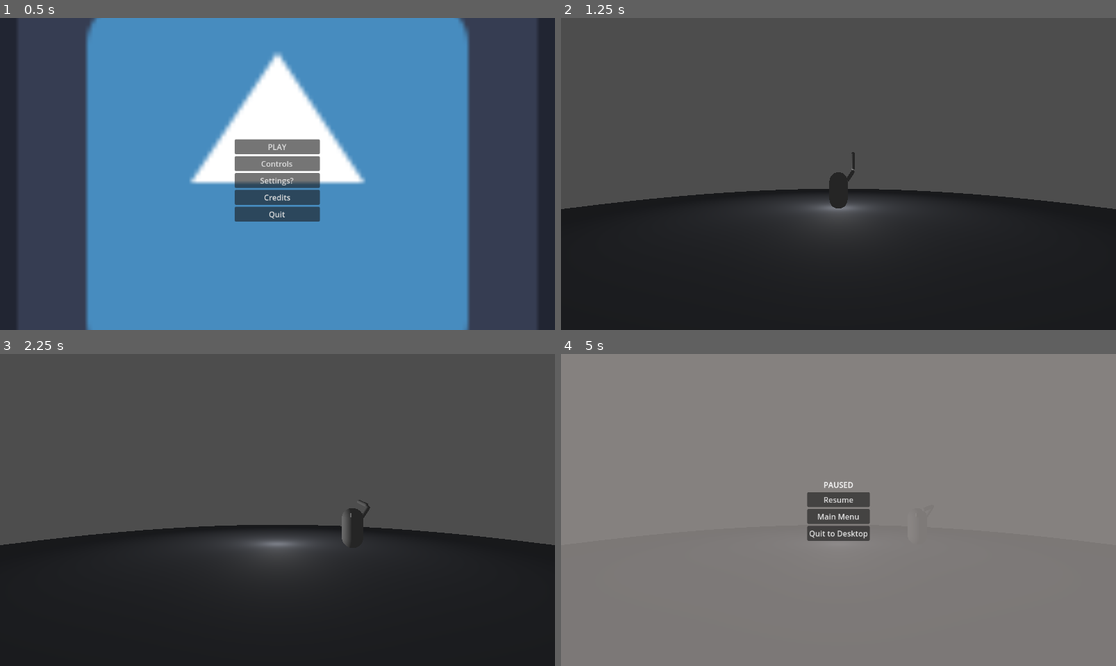
Above: before the commit, frames 1-4 (two rows, left to right).
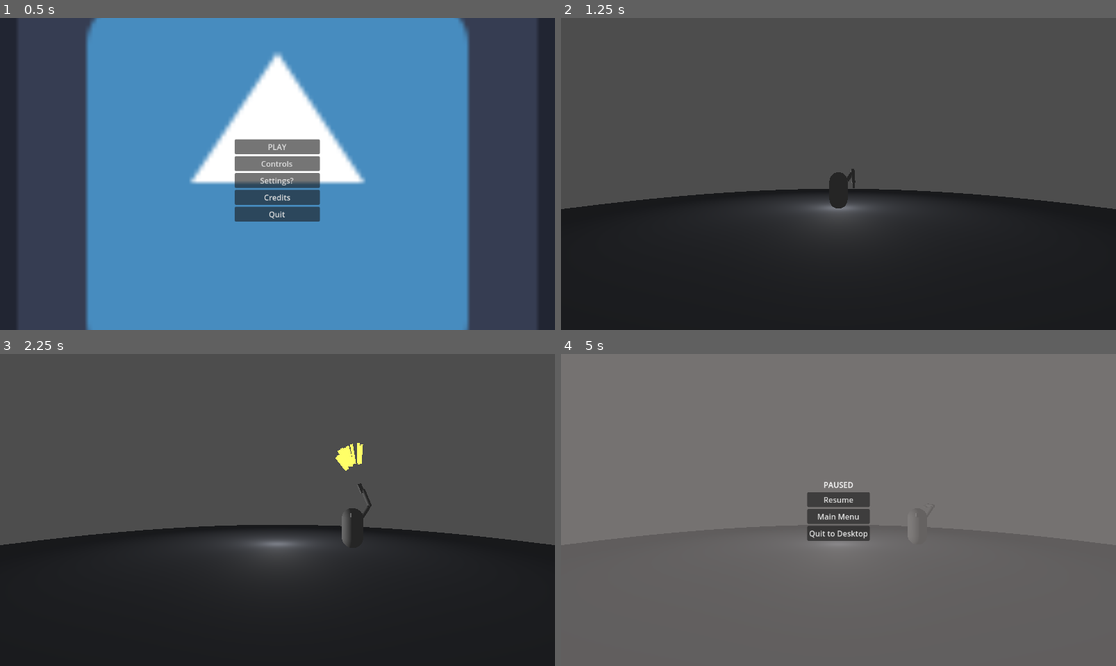
Above: after the commit, the same moments.

Repository: AdkinsC0211/GGJ2024
Game: Godot game, scene res://Main.tscn
The game is run twice, just before and just after one commit, with the same random seed, the same clock (stepped at 60 frames per second) and the same inputs. The engine's default icon, where the game draws it, is replaced by a stand-in: a white triangle on a blue panel in a dark square.
Inputs (mouse positions are in pixels of both pictures, inside the frame that each line leads up to):
- Up to frame 1 (0.5 s): no input
- Up to frame 2 (1.25 s): click "PLAY" at 0.5 s
- Up to frame 3 (2.25 s): tap Enter (ui_accept) at 1.25, 1.52 s; move the mouse to (399, 494) at 1.27 s; hold Right (ui_right) 1.28-2.03 s; click (399, 494) at 1.42 s; move the mouse to (166, 525) at 2.02 s; hold Down (ui_down) from 2.03 s (still down); click (166, 525) at 2.17 s
- Up to frame 4 (5 s): tap Enter (ui_accept) at 2.27, 3.77, 4.52 s; move the mouse to (894, 441) at 2.77 s; release Down (ui_down) at 2.78 s; hold Right (ui_right) 2.78-3.53 s; click (894, 441) at 2.92 s; move the mouse to (810, 572) at 3.52 s; hold Up (ui_up) 3.53-4.28 s; click (810, 572) at 3.67 s; move the mouse to (1005, 556) at 4.27 s; hold Left (ui_left) from 4.28 s (still down); click (1005, 556) at 4.42 s; tap Escape (ui_cancel) at 4.9 s

Frame 1 is identical in both runs. In frame 2, less than 0.1% of the frame differs, in the area x 52-54%, y 42-55%; in frame 3, 0.3%; in frame 4, 37%, in the area x 0-100%, y 47-100%.

Commit message:
Made the gun fire and have recoil

Diff:
--- /dev/null
+++ b/Scenes/Interactables/Arm.gd
@@ -0,0 +1,33 @@
+extends RigidBody3D
+
+const BULLET = preload("res://Scenes/Interactables/Bullet.tscn")
+var can_fire = true
+
+# Called when the node enters the scene tree for the first time.
+func _ready():
+	pass # Replace with function body.
+
+
+# Called every frame. 'delta' is the elapsed time since the previous frame.
+func _process(_delta):
+	pass
+
+func _unhandled_input(event):
+	if event is InputEventMouseButton:
+		if (event.is_pressed() and event.button_index == MOUSE_BUTTON_LEFT and can_fire):
+			apply_impulse(Vector3.UP*30, $Marker3D.transform.origin)
+			var temp = BULLET.instantiate()
+			get_tree().get_root().get_node("Main").get_node("WorldRoot").add_child(temp)
+			temp.global_transform = $Gun.global_transform
+			for i in range(15):
+				temp = BULLET.instantiate()
+				get_tree().get_root().get_node("Main").get_node("WorldRoot").add_child(temp)
+				temp.global_transform = $Gun.global_transform
+				temp.global_rotation_degrees.x += randf_range(-20, 20)
+				temp.global_rotation_degrees.z += randf_range(-20, 20)
+			$FireTimer.start()
+			can_fire = false
+
+
+func _on_timer_timeout():
+	can_fire = true
--- /dev/null
+++ b/Scenes/Interactables/Bullet.gd
@@ -0,0 +1,19 @@
+extends Area3D
+
+var lifespan = 5
+# Called when the node enters the scene tree for the first time.
+func _ready():
+	pass # Replace with function body.
+
+
+# Called every frame. 'delta' is the elapsed time since the previous frame.
+func _process(delta):
+	translate_object_local(Vector3.UP*delta*25)
+	lifespan -= delta
+	if lifespan<0:
+		queue_free()
+
+
+func _on_body_entered(body):
+	if body.is_in_group("enemies"):
+		body.queue_free()
--- /dev/null
+++ b/Scenes/Interactables/Bullet.tscn
@@ -0,0 +1,27 @@
+[gd_scene load_steps=5 format=3 uid="uid://ddmgk6x68a4cn"]
+
+[ext_resource type="Script" path="res://Scenes/Interactables/Bullet.gd" id="1_nctjb"]
+
+[sub_resource type="BoxShape3D" id="BoxShape3D_y0f47"]
+size = Vector3(0.1, 1, 0.1)
+
+[sub_resource type="StandardMaterial3D" id="StandardMaterial3D_0lsot"]
+albedo_color = Color(0.94902, 0.964706, 0, 1)
+emission_enabled = true
+emission = Color(1, 0.94902, 0.298039, 1)
+emission_energy_multiplier = 1.35
+
+[sub_resource type="BoxMesh" id="BoxMesh_ywe0y"]
+material = SubResource("StandardMaterial3D_0lsot")
+size = Vector3(0.1, 1, 0.1)
+
+[node name="Bullet" type="Area3D"]
+script = ExtResource("1_nctjb")
+
+[node name="CollisionShape3D" type="CollisionShape3D" parent="."]
+shape = SubResource("BoxShape3D_y0f47")
+
+[node name="MeshInstance3D" type="MeshInstance3D" parent="."]
+mesh = SubResource("BoxMesh_ywe0y")
+
+[connection signal="body_entered" from="." to="." method="_on_body_entered"]
--- a/Scenes/Interactables/Player.tscn
+++ b/Scenes/Interactables/Player.tscn
@@ -1,6 +1,7 @@
-[gd_scene load_steps=8 format=3 uid="uid://dhmhmvcgk7dfx"]
+[gd_scene load_steps=10 format=3 uid="uid://dhmhmvcgk7dfx"]
 
 [ext_resource type="Script" path="res://Scenes/Interactables/PlayerBody.gd" id="1_fcuqg"]
+[ext_resource type="Script" path="res://Scenes/Interactables/Arm.gd" id="2_oxtl4"]
 
 [sub_resource type="CapsuleShape3D" id="CapsuleShape3D_jcp0y"]
 
@@ -20,6 +21,9 @@
 [sub_resource type="CapsuleMesh" id="CapsuleMesh_p2315"]
 radius = 0.1
 height = 1.0
+
+[sub_resource type="BoxMesh" id="BoxMesh_vdpst"]
+size = Vector3(0.1, 0.5, 0.2)
 
 [node name="Player" type="Node3D"]
 
@@ -44,15 +48,34 @@
 skeleton = NodePath("../..")
 
 [node name="PinJoint3D" type="PinJoint3D" parent="."]
-transform = Transform3D(1, 0, 0, 0, 1, 0, 0, 0, 1, 0.792844, 1.11678, 0)
+transform = Transform3D(1, 0, 0, 0, 1, 0, 0, 0, 1, 0.782581, 1.10926, 0)
 node_a = NodePath("../Body")
 node_b = NodePath("../Arm")
 
 [node name="Arm" type="RigidBody3D" parent="."]
-transform = Transform3D(1, 0, 0, 0, 1, 0, 0, 0, 1, 0.794603, 1.61138, 0)
+transform = Transform3D(1, 0, 0, 0, -4.37114e-08, -1, 0, 1, -4.37114e-08, 0.782485, 1.10914, 0.400395)
+axis_lock_angular_z = true
+center_of_mass_mode = 1
+center_of_mass = Vector3(0, 0.3, 0)
+linear_damp = 2.0
+angular_damp = 2.0
+script = ExtResource("2_oxtl4")
 
 [node name="CollisionShape3D" type="CollisionShape3D" parent="Arm"]
 shape = SubResource("CapsuleShape3D_ijew2")
 
 [node name="MeshInstance3D" type="MeshInstance3D" parent="Arm"]
 mesh = SubResource("CapsuleMesh_p2315")
+
+[node name="Gun" type="MeshInstance3D" parent="Arm"]
+transform = Transform3D(1, 0, 0, 0, 1, 0, 0, 0, 1, 0, 0.548575, -0.0846553)
+mesh = SubResource("BoxMesh_vdpst")
+
+[node name="Marker3D" type="Marker3D" parent="Arm"]
+transform = Transform3D(1, 0, 0, 0, 1, 0, 0, 0, 1, 0, 0.400087, 0)
+
+[node name="FireTimer" type="Timer" parent="Arm"]
+wait_time = 0.5
+one_shot = true
+
+[connection signal="timeout" from="Arm/FireTimer" to="Arm" method="_on_timer_timeout"]
--- a/Scenes/UI/Pause Menu.tscn
+++ b/Scenes/UI/Pause Menu.tscn
@@ -19,7 +19,7 @@
 anchor_bottom = 1.0
 grow_horizontal = 2
 grow_vertical = 2
-color = Color(0.568627, 0.54902, 0.541176, 0.823529)
+color = Color(0.568627, 0.54902, 0.541176, 0.596078)
 
 [node name="CenterContainer" type="CenterContainer" parent="."]
 layout_mode = 1
